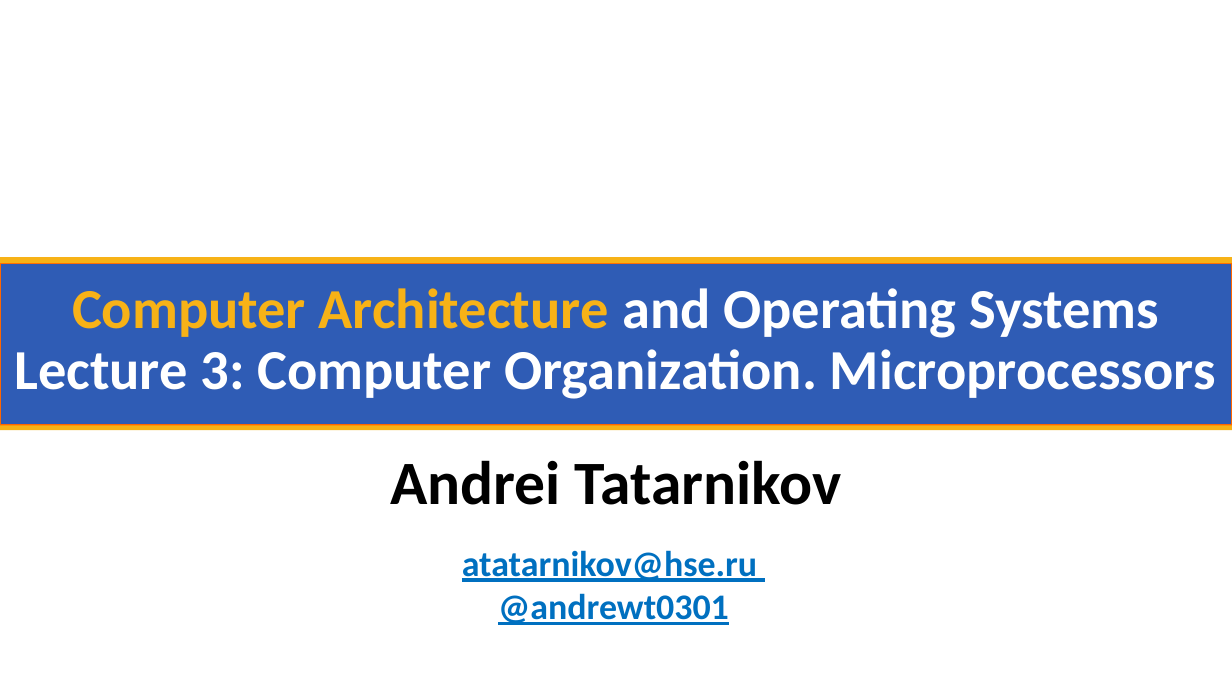
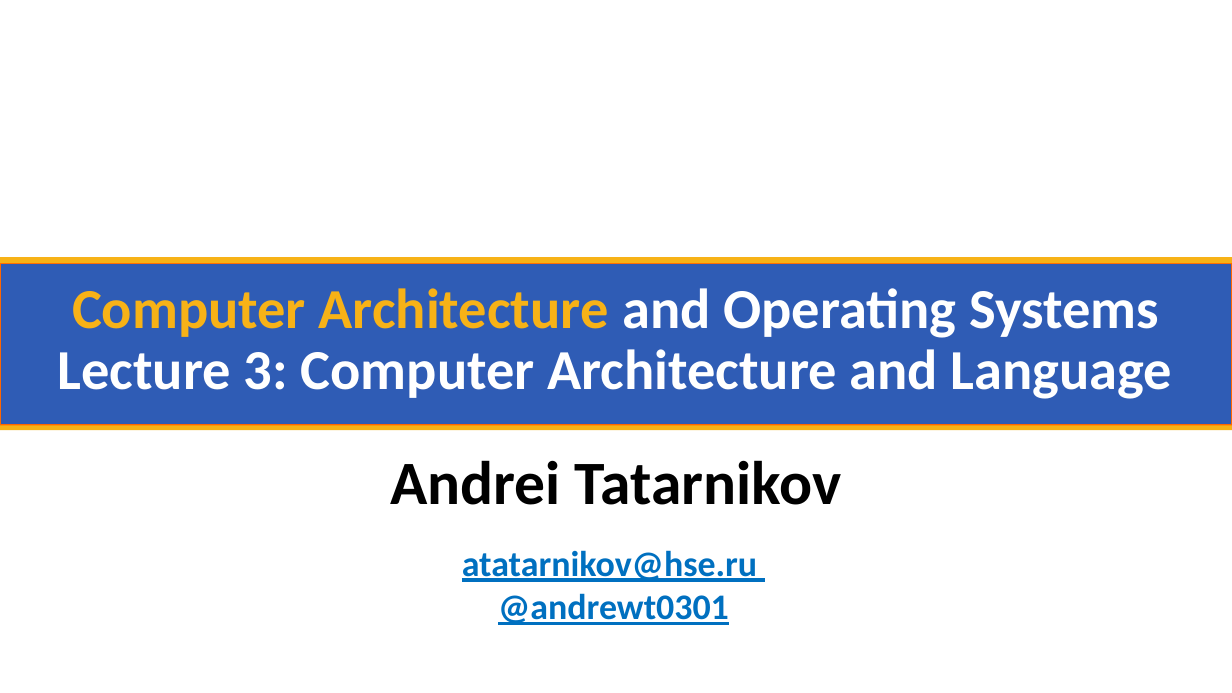
Before and after one commit to andrewt0301/hse-acos-course, a slide deck: slide 1 of docs/part1ca/03_CPU/CA_Lecture_03.pptx. Drawn at 1232x693 pixels with LibreOffice and Linux fonts; fonts in the diff are those of the drawing; background and template pictures are left out. Boxes give left, top, right and bottom in pixels: in the first picture for what was removed or moved away, otherwise in the second. Text is boxed around its words. In the diff, an @@ line names an element or a change of style, - is before the commit and + after.

```diff
--- a/docs/part1ca/03_CPU/CA_Lecture_03.pptx
+++ b/docs/part1ca/03_CPU/CA_Lecture_03.pptx
@@ title at (58,288,1172,399): text changed @@
-Computer Architecture and Operating Systems
-Lecture 3: Computer Organization. Microprocessors
+Computer Architecture and Operating Systems
+Lecture 3: Computer Architecture and Language
```
Also in this commit, not shown: 4 other files.
